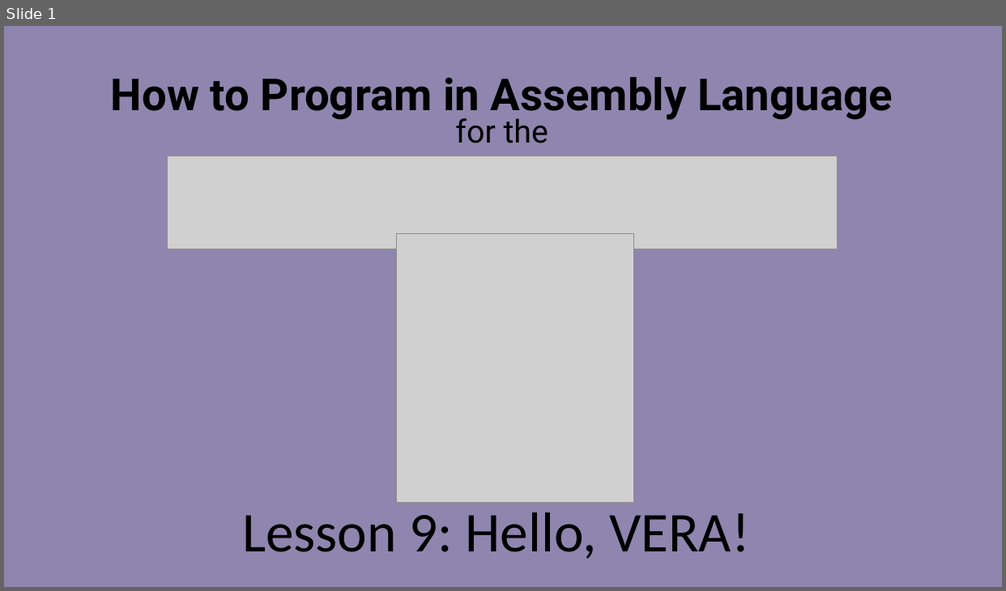
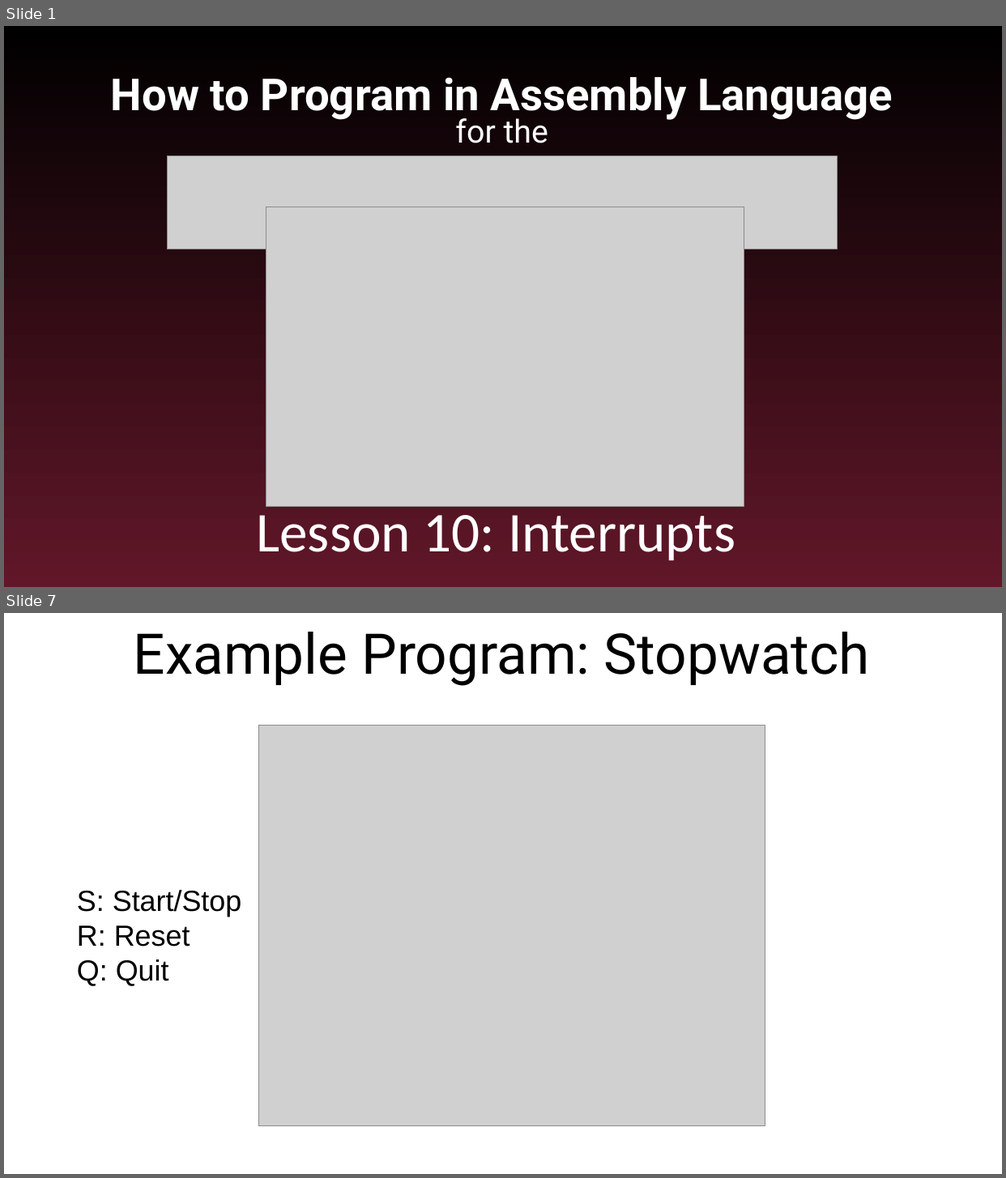
Before and after one commit to SlithyMatt/x16-assembly-tutorial, a slide deck: Lesson10/Lesson10.odp. Shown one above the other, each under a label of ours: slide 1 before the commit, slides 1 and 7 after it; the slides between them are not shown. The pictures are 1006x591 and 1006x1178 pixels, drawn with LibreOffice and Linux fonts; fonts in the diff are those of the drawing; grey boxes stand for pictures. Boxes give left, top, right and bottom in pixels: in the first picture for what was removed or moved away, otherwise in the second. Text is boxed around its words. In the diff, an @@ line names an element or a change of style, - is before the commit and + after.

Commit message:
lesson 10 slides done

```diff
--- a/Lesson10/Lesson10.odp
+++ b/Lesson10/Lesson10.odp
@@ slide 7 added at box(4, 613, 1002, 1174), background #FFFFFF @@
@@ title added at box(134, 632, 870, 686), 54 pt, text #000000 @@
+Example Program: Stopwatch
@@ picture added at box(258, 726, 765, 1126) @@
@@ text added at box(77, 890, 242, 986), 28 pt, text #000000 @@
+S: Start/Stop
+R: Reset
+Q: Quit
@@ slide 1 changed as well @@
@@ background #8E86AE to gradient #000000 to #611729 @@
@@ title "How to Program in Assembly ..." at box(111, 77, 893, 143): text colour #000000 to #FFFFFF @@
@@ picture: place and size @@
-picture at box(396, 233, 633, 503)
+picture at box(266, 207, 744, 506)
@@ subtitle at box(256, 506, 735, 561): text changed; text colour #000000 to #FFFFFF @@
-Lesson 9: Hello, VERA!
+Lesson 10: Interrupts
```
Also in this commit, not shown: 5 other slides added, 16 slides removed.
